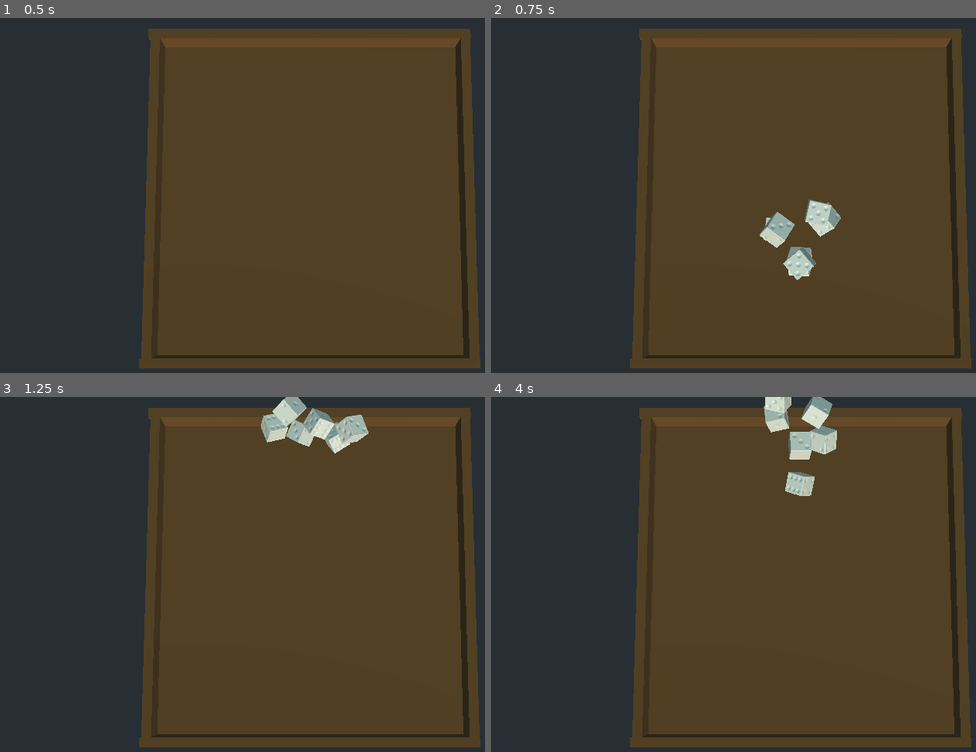
Above: before the commit, frames 1-4 (two rows, left to right).
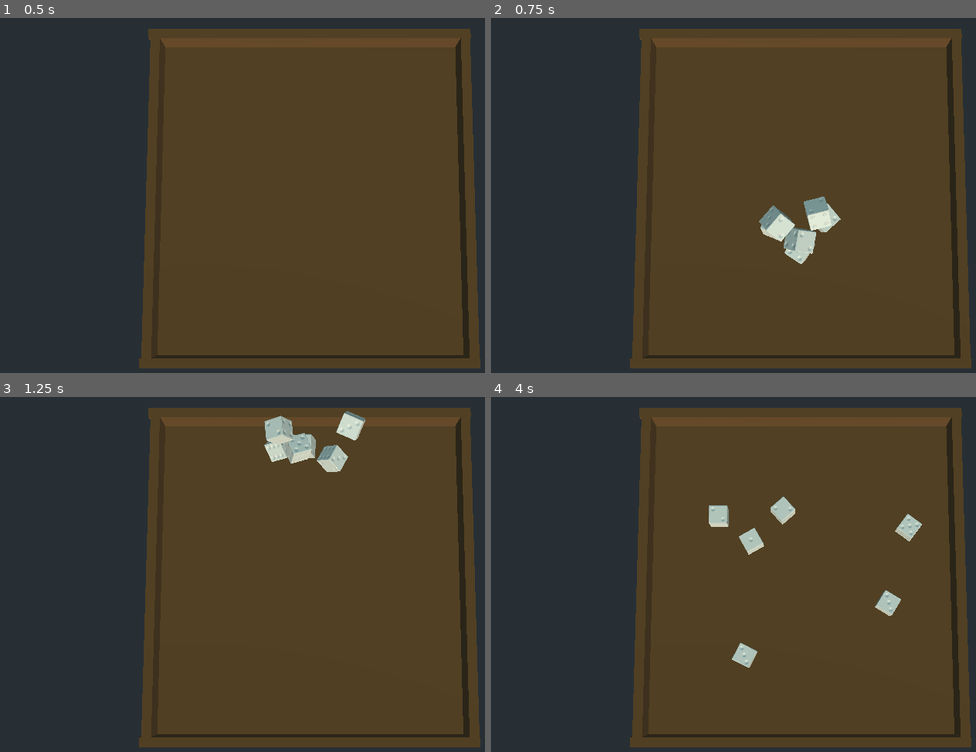
Above: after the commit, the same moments.

Repository: vjms/farkle
Game: Godot game, scene res://Maps/Board/Board.tscn
The game is run twice, just before and just after one commit, with the same random seed, the same clock (stepped at 60 frames per second) and the same inputs. The project has no main scene, so this scene is started directly. The engine's default icon, where the game draws it, is replaced by a stand-in: a white triangle on a blue panel in a dark square.
Inputs (mouse positions are in pixels of both pictures, inside the frame that each line leads up to):
- Up to frame 1 (0.5 s): no input
- Up to frame 2 (0.75 s): tap Enter at 0.5 s; move the mouse to (937, 181) at 0.52 s; tap T at 0.6 s; click (937, 181) at 0.67 s
- Up to frame 3 (1.25 s): no input
- Up to frame 4 (4 s): move the mouse to (675, 595) at 1.27 s; tap T every 0.75 s from 1.35 to 3.6 s; click (675, 595) at 1.42 s; move the mouse to (859, 499) at 2.02 s; click (859, 499) at 2.17 s; move the mouse to (767, 649) at 2.77 s; click (767, 649) at 2.92 s; move the mouse to (outside the picture) at 3.52 s; click (outside the picture) at 3.67 s

Frame 1 is identical in both runs. In frame 2, 1.6% of the frame differs, in the area x 55-73%, y 50-74%; in frame 3, 2.5%; in frame 4, 3.3%, in the area x 44-96%, y 0-91%.

Commit message:
selection indication on the dice

Diff:
--- a/Dice/Dice.gd
+++ b/Dice/Dice.gd
@@ -2,14 +2,24 @@
 
 onready var selection_indicator = $SelectionIndicator
 onready var body = $RigidBody
-var is_selected = false
+var _is_selected = false
 
 
 func _ready():
 	selection_indicator.hide()
+	Events.connect("dice_selected", self, "_on_selected")
 
-func _on_selected():
-	is_selected = not is_selected
-	if is_selected:
-		selection_indicator.get_global_transform().translated(body.get_global_transform().basis.x)
-		selection_indicator.show()
+func _on_selected(d):
+	if d == body:
+		_is_selected = !_is_selected
+		if _is_selected:
+			selection_indicator.transform.origin = body.transform.origin
+			selection_indicator.show()
+		else:
+			selection_indicator.hide()
+
+func throw(direction: Vector3):
+	body.throw(direction)
+
+func get_pointed_number() -> int:
+	return body.get_pointed_number()
--- a/Dice/Dice.tscn
+++ b/Dice/Dice.tscn
@@ -1,22 +1,37 @@
-[gd_scene load_steps=6 format=2]
+[gd_scene load_steps=10 format=2]
 
 [ext_resource path="res://Dice/DiceBody.gd" type="Script" id=1]
 [ext_resource path="res://Dice/dice.obj" type="ArrayMesh" id=2]
 [ext_resource path="res://Dice/material_dice.tres" type="Material" id=3]
+[ext_resource path="res://Dice/Dice_Selection.shader" type="Shader" id=4]
+[ext_resource path="res://Dice/Dice.gd" type="Script" id=5]
 
 [sub_resource type="PhysicsMaterial" id=1]
 bounce = 0.2
 
 [sub_resource type="BoxShape" id=2]
 
-[node name="RigidBody" type="RigidBody"]
+[sub_resource type="PlaneMesh" id=3]
+
+[sub_resource type="ShaderMaterial" id=4]
+shader = ExtResource( 4 )
+
+[node name="Dice" type="Spatial"]
+script = ExtResource( 5 )
+
+[node name="RigidBody" type="RigidBody" parent="."]
 physics_material_override = SubResource( 1 )
 script = ExtResource( 1 )
 
-[node name="CollisionShape" type="CollisionShape" parent="."]
+[node name="CollisionShape" type="CollisionShape" parent="RigidBody"]
 shape = SubResource( 2 )
 
-[node name="MeshInstance" type="MeshInstance" parent="CollisionShape"]
+[node name="MeshInstance" type="MeshInstance" parent="RigidBody/CollisionShape"]
 mesh = ExtResource( 2 )
 material/0 = ExtResource( 3 )
-[connection signal="input_event" from="." to="." method="_on_Dice_input_event"]
+
+[node name="SelectionIndicator" type="MeshInstance" parent="."]
+transform = Transform( 2.00355, 0, 0, 0, 1, 0, 0, 0, 2.00355, 0, -0.866405, 0 )
+mesh = SubResource( 3 )
+material/0 = SubResource( 4 )
+[connection signal="input_event" from="RigidBody" to="RigidBody" method="_on_Dice_input_event"]
--- a/Dice/DiceBody.gd
+++ b/Dice/DiceBody.gd
@@ -1,4 +1,5 @@
 extends RigidBody
+
 
 var gravity = Vector3(0.0, -98.1, 0.0)
 var rng = RandomNumberGenerator.new()
--- a/Maps/Board/Board.gd
+++ b/Maps/Board/Board.gd
@@ -16,9 +16,9 @@
 
 func children_of_type(parent, type, array):
 	for child in parent.get_children():
-		children_of_type(child, type, array)
 		if type in child.get_name():
 			array.append(child)
+		children_of_type(child, type, array)
 
 
 func _remove_dice():
